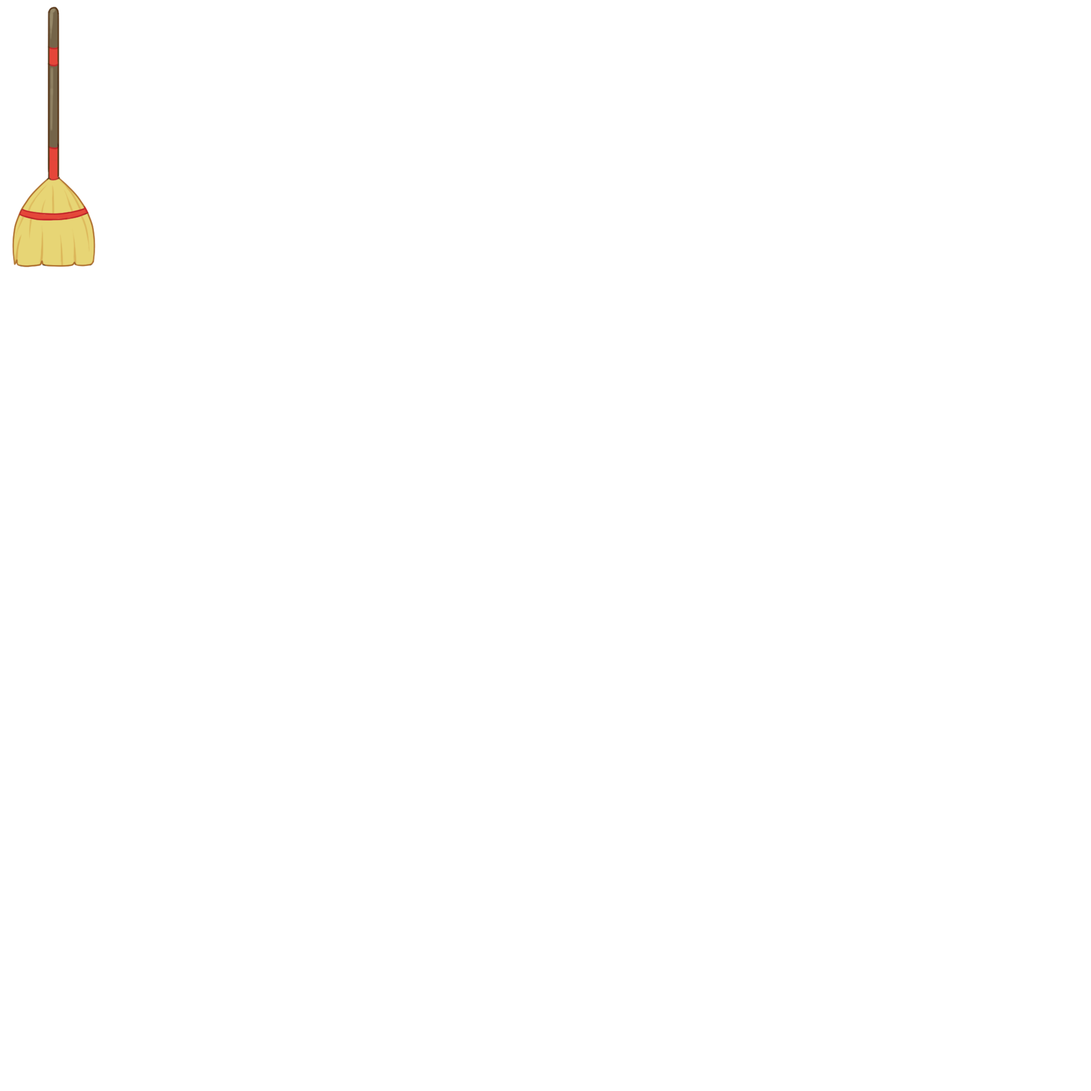
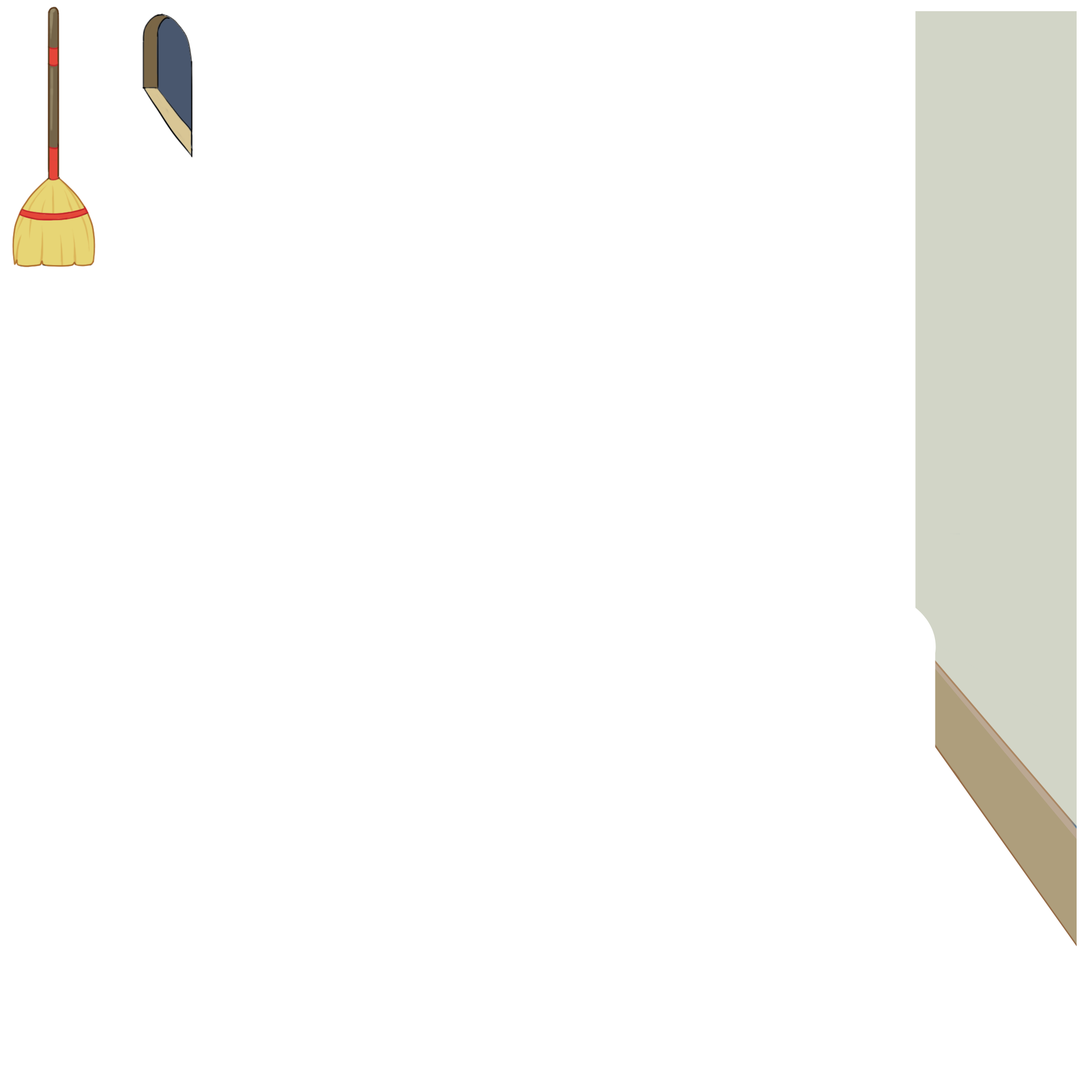
Comparing the layer stacks of the two 1091 × 1091 images. Changes:
added layer "Layer 3" above "Layer 2" over [142, 13, 194, 159]
added layer "Layer 2" above "Layer 1" over [915, 11, 1078, 948]
